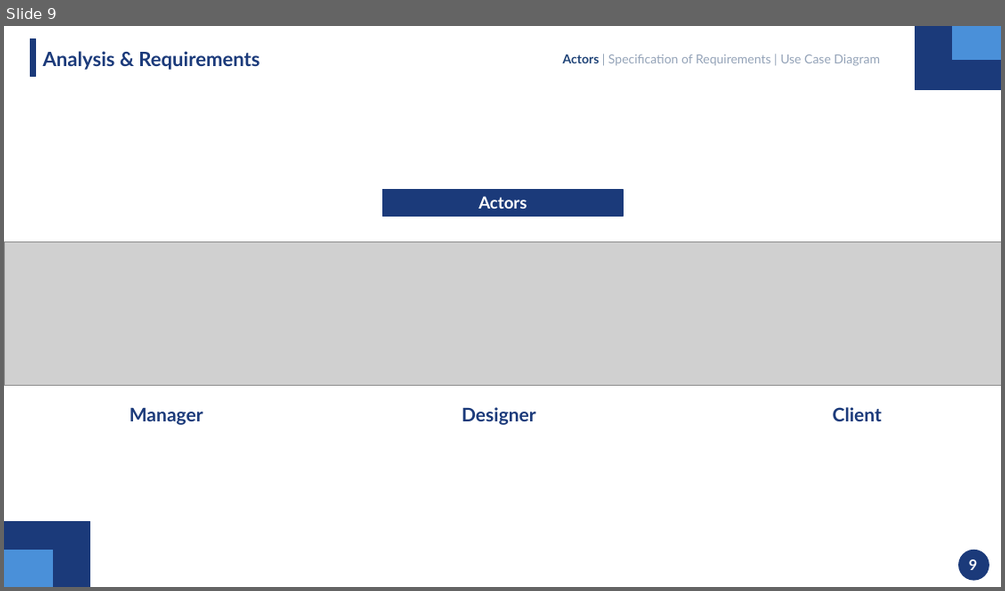
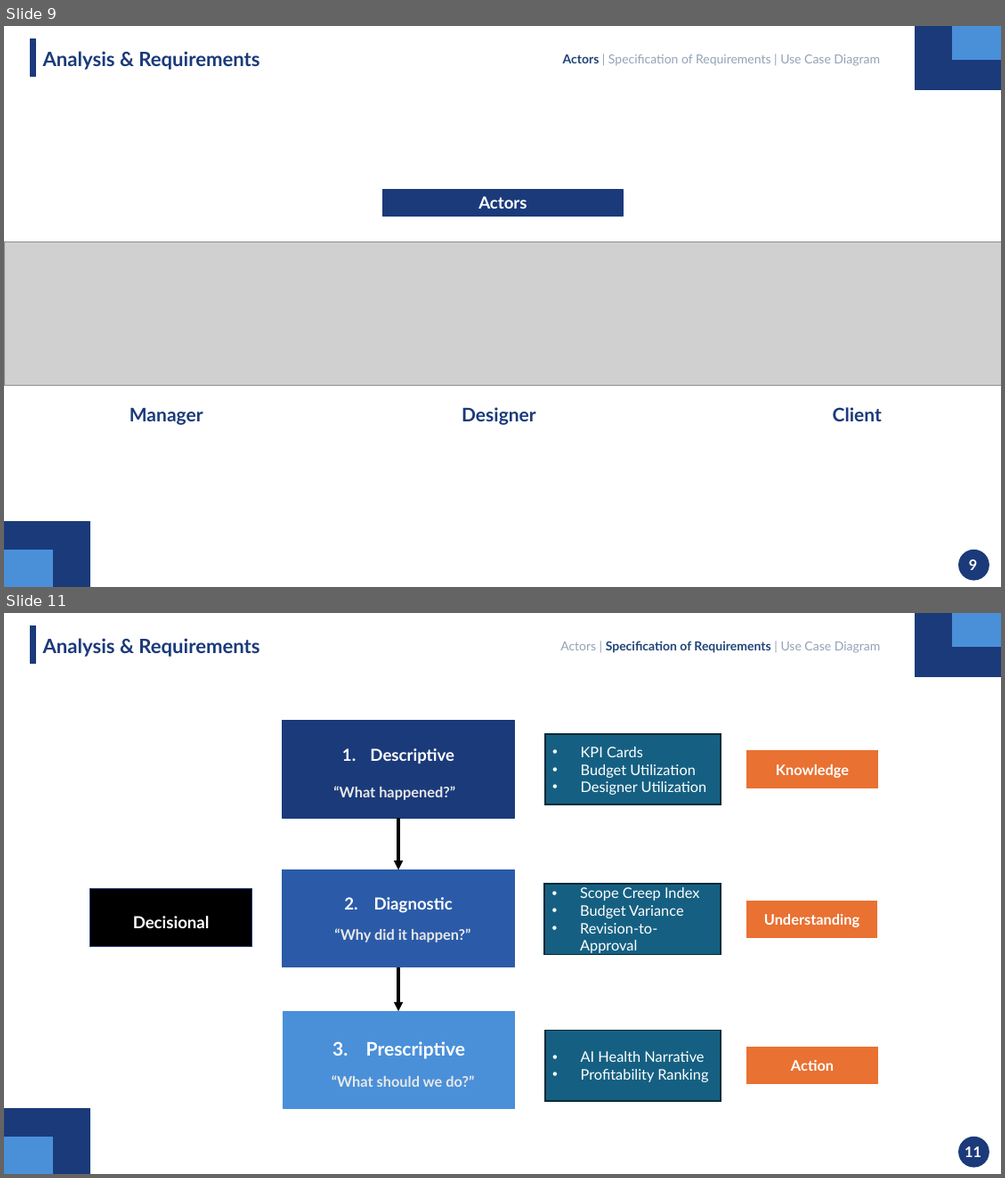
Before and after one commit to mahdi000666/DesignFlow, a slide deck: docs/Presentation.pptx. Shown one above the other, each under a label of ours: slide 9 before the commit, slides 9 and 11 after it; the slides between them are not shown. The pictures are 1005x591 and 1005x1178 pixels, drawn with LibreOffice and Linux fonts; fonts in the diff are those of the drawing; grey boxes stand for pictures. Boxes give left, top, right and bottom in pixels: in the first picture for what was removed or moved away, otherwise in the second. Text is boxed around its words. In the diff, an @@ line names an element or a change of style, - is before the commit and + after.

```diff
--- a/docs/Presentation.pptx
+++ b/docs/Presentation.pptx
@@ slide 11 added at [4, 613, 1001, 1174], background #FFFFFF @@
@@ rectangle added at [30, 625, 35, 663], fill #1B3A7A, outline #1B3A7A 1 pt @@
@@ text added at [43, 638, 259, 657], 19 pt, text #1B3A7A, bold @@
+Analysis & Requirements
@@ rectangle added at [914, 613, 1001, 676], fill #1B3A7A, outline #1B3A7A 1 pt @@
@@ rectangle added at [952, 613, 1001, 647], fill #4A90D9, outline #4A90D9 1 pt @@
@@ text added at [560, 641, 881, 653], 12 pt, text #204478, bold @@
+Actors | Specification of Requirements | Use Case Diagram
@@ rectangle added at [283, 721, 515, 818], fill #1B3A7A, outline #1B3A7A 1 pt, 16 pt, text #FFFFFF, bold @@
+1. Descriptive
@@ rectangle added at [545, 734, 721, 805], fill #156082, outline #092A39 1.5 pt, 14 pt, text #FFFFFF @@
+• KPI Cards
+• Budget Utilization
+• Designer Utilization
@@ rectangle added at [745, 749, 880, 788], fill #E97132, outline #FFFFFF 2 pt, 14 pt, text #FFFFFF, bold @@
+Knowledge
@@ text added at [333, 786, 455, 800], 14 pt, text #E8E8E8, bold @@
+“What happened?”
@@ arrow added from (399, 818) to (399, 869), #000000 3 pt @@
@@ rectangle added at [283, 869, 515, 966], fill #2B5BA8, outline #2B5BA8 1 pt, 16 pt, text #FFFFFF, bold @@
+2. Diagnostic
@@ rectangle added at [90, 888, 252, 947], fill #000000, outline #1B3A7A 1 pt, 16 pt, text #FFFFFF, bold @@
+Decisional
@@ rectangle added at [544, 884, 720, 955], fill #156082, outline #092A39 1.5 pt, 14 pt, text #FFFFFF @@
+• Scope Creep Index
+• Budget Variance
+• Revision-to-Approval
@@ rectangle added at [745, 900, 879, 939], fill #E97132, outline #FFFFFF 2 pt, 14 pt, text #FFFFFF, bold @@
+Understanding
@@ text added at [334, 928, 471, 942], 14 pt, text #E8E8E8, bold @@
+“Why did it happen?”
@@ arrow added from (399, 966) to (399, 1012), #000000 3 pt @@
@@ rectangle added at [283, 1012, 515, 1109], fill #4A90D9, outline #4A90D9 1 pt, 18 pt, text #FFFFFF, bold @@
+3. Prescriptive
@@ rectangle added at [545, 1030, 721, 1102], fill #156082, outline #092A39 1.5 pt, 14 pt, text #FFFFFF @@
+• AI Health Narrative
+• Profitability Ranking
@@ rectangle added at [745, 1046, 880, 1085], fill #E97132, outline #FFFFFF 2 pt, 14 pt, text #FFFFFF, bold @@
+Action
@@ text added at [332, 1075, 474, 1086], 14 pt, text #E8E8E8, bold @@
+“What should we do?”
@@ rectangle added at [4, 1109, 90, 1174], fill #1B3A7A, outline #1B3A7A 1 pt @@
@@ rectangle added at [4, 1137, 53, 1174], fill #4A90D9, outline #4A90D9 1 pt @@
@@ ellipse added at [959, 1137, 989, 1167], fill #1B3A7A, outline #1B3A7A 1 pt @@
@@ text added at [964, 1146, 981, 1157], 14 pt, text #FFFFFF, bold @@
+11
```
Also in this commit, not shown: 26 slides changed, 1 other file.
